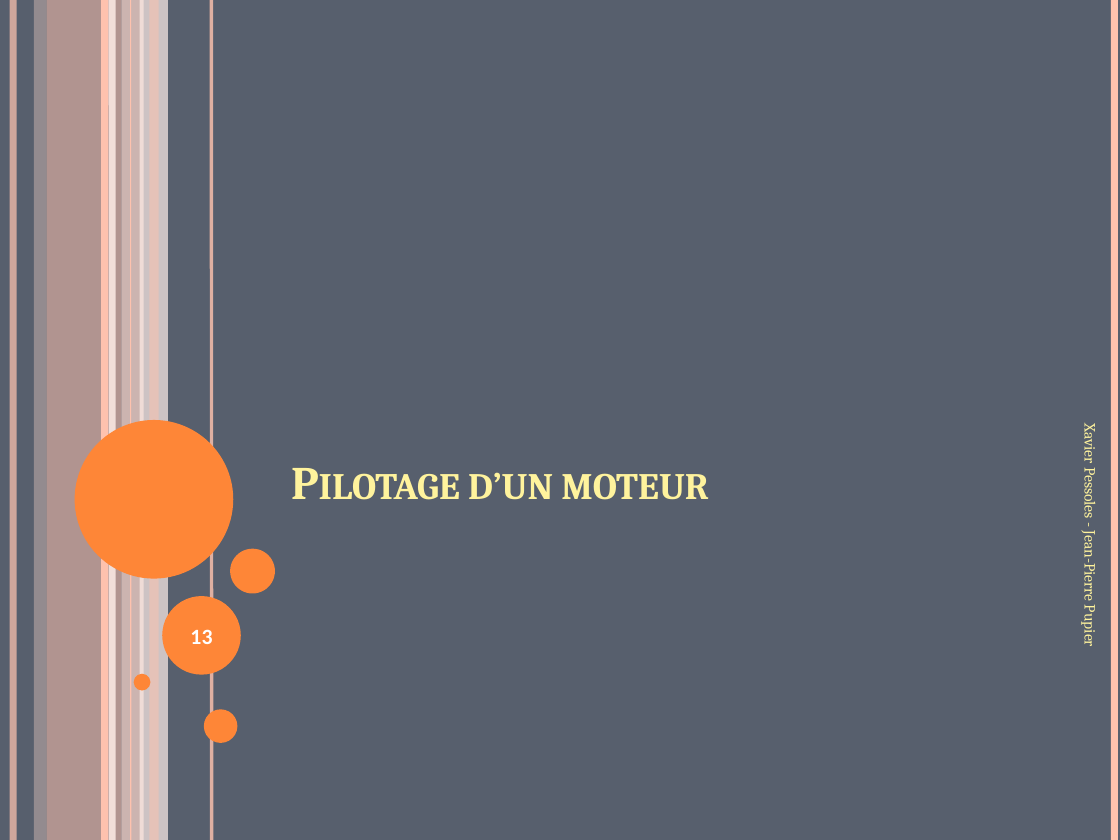
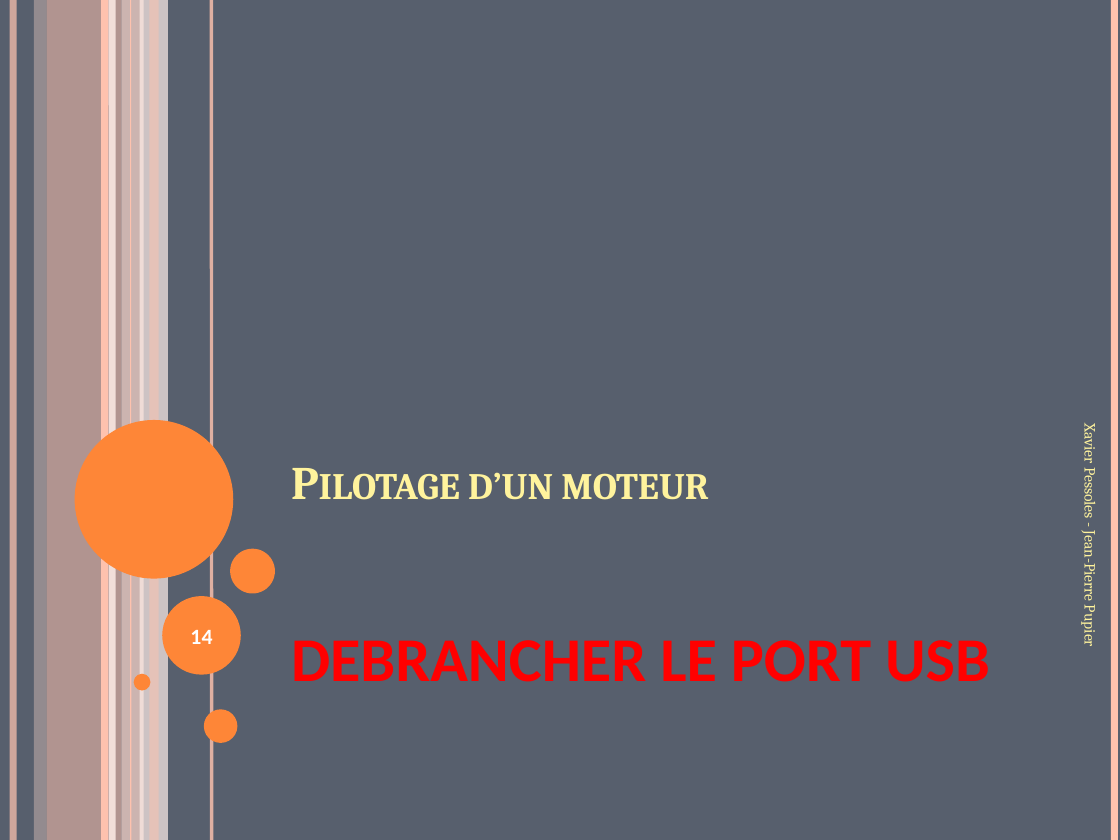
Before and after one commit to xpessoles/TP_2014_2015, a slide deck: slide 14 of Cycle_07_Arduino/TP_Arduino.pptx (slide 13 before the commit). Drawn at 1120x840 pixels with LibreOffice and Linux fonts; fonts in the diff are those of the drawing. Boxes give left, top, right and bottom in pixels: in the first picture for what was removed or moved away, otherwise in the second. Text is boxed around its words. In the diff, an @@ line names an element or a change of style, - is before the commit and + after.

```diff
--- a/Cycle_07_Arduino/TP_Arduino.pptx
+++ b/Cycle_07_Arduino/TP_Arduino.pptx
@@ page number at <box>190,630,212,644</box>: text changed @@
-13
+14
@@ text added at <box>291,640,990,682</box>, 40 pt, text #FF0000, bold @@
+DEBRANCHER LE PORT USB
```
Also in this commit, not shown: 4 other slides changed, 1 slide added.
